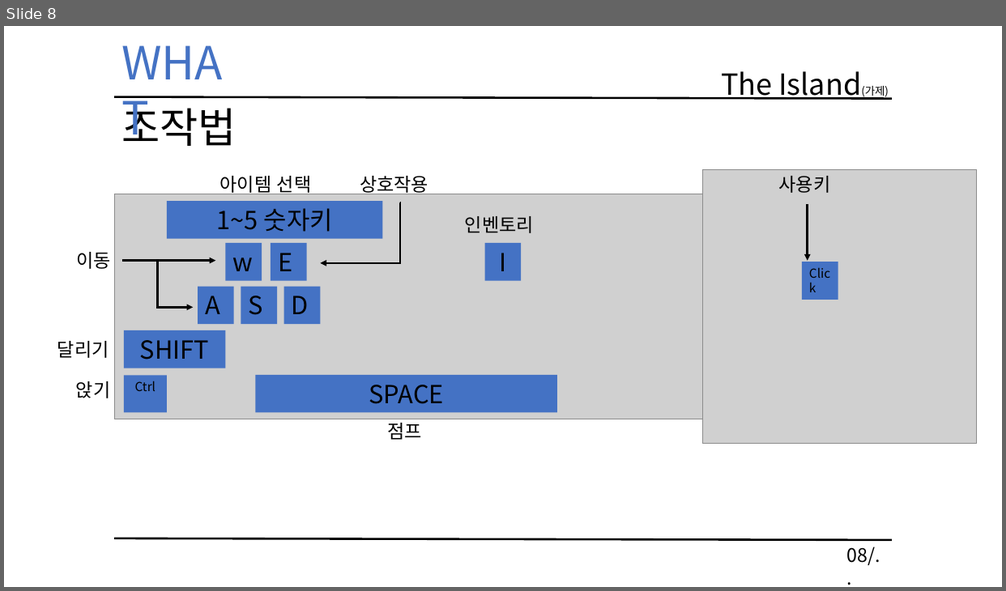
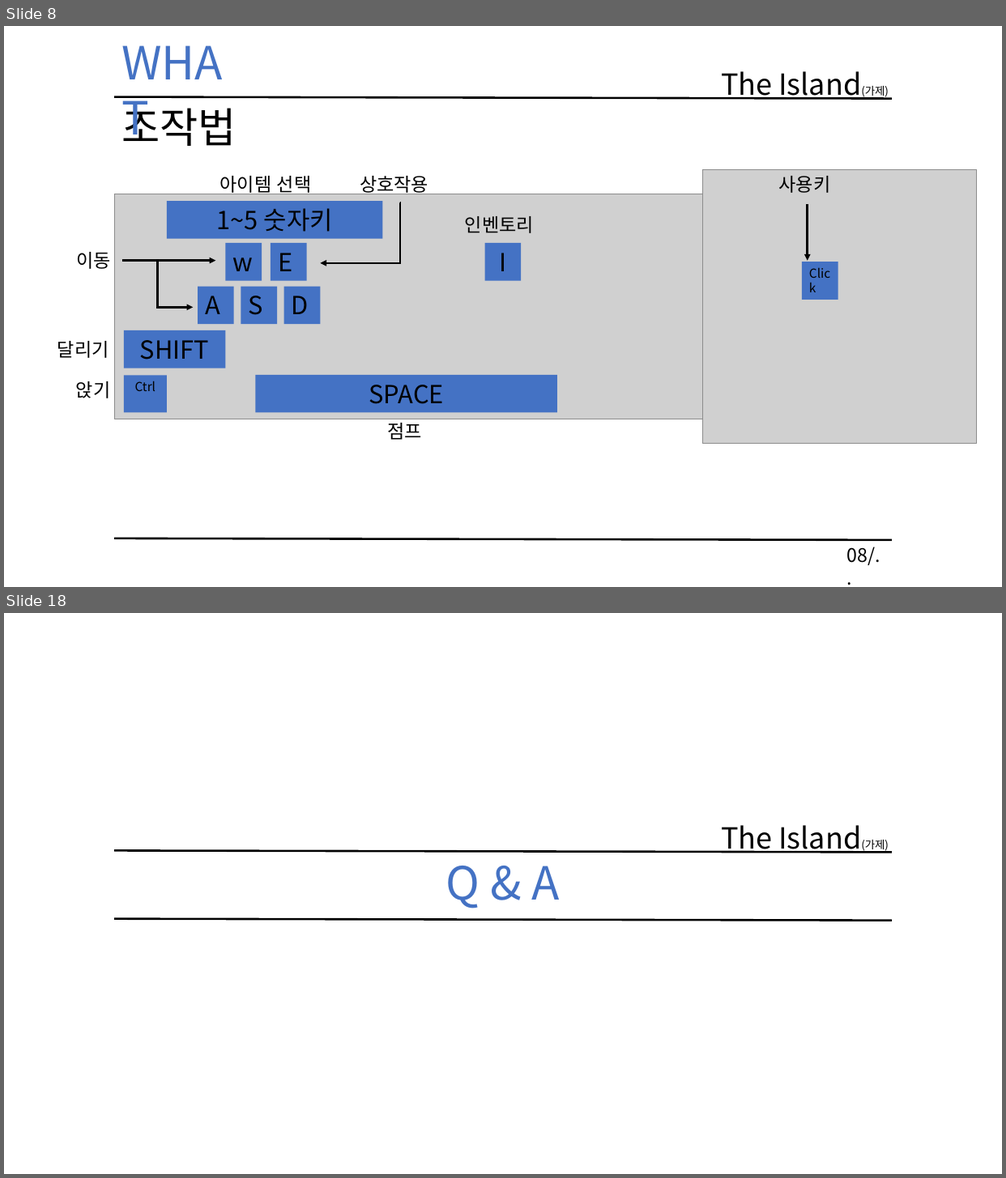
Before and after one commit to KimHaYoon/SickPerson, a slide deck: 문서/졸업작품 게임 기획서 초안.pptx. Shown one above the other, each under a label of ours: slide 8 before the commit, slides 8 and 18 after it; the slides between them are not shown. The pictures are 1006x591 and 1006x1178 pixels, drawn with LibreOffice and Linux fonts; fonts in the diff are those of the drawing; grey boxes stand for pictures. Boxes give left, top, right and bottom in pixels: in the first picture for what was removed or moved away, otherwise in the second. Text is boxed around its words. In the diff, an @@ line names an element or a change of style, - is before the commit and + after.

```diff
--- a/문서/졸업작품 게임 기획서 초안.pptx
+++ b/문서/졸업작품 게임 기획서 초안.pptx
@@ slide 18 added at [4,613,1002,1174], background #FFFFFF @@
@@ text added at [721,825,889,854], 28 pt, text #000000 @@
+The Island(가제)
@@ line added from (114, 851) to (892, 853), #000000 2 pt @@
@@ text added at [446,866,559,909], 44 pt, text #4472C4 @@
+Q & A
@@ line added from (114, 919) to (892, 921), #000000 2 pt @@
```
Also in this commit, not shown: 9 slides changed, 4 other slides added.
